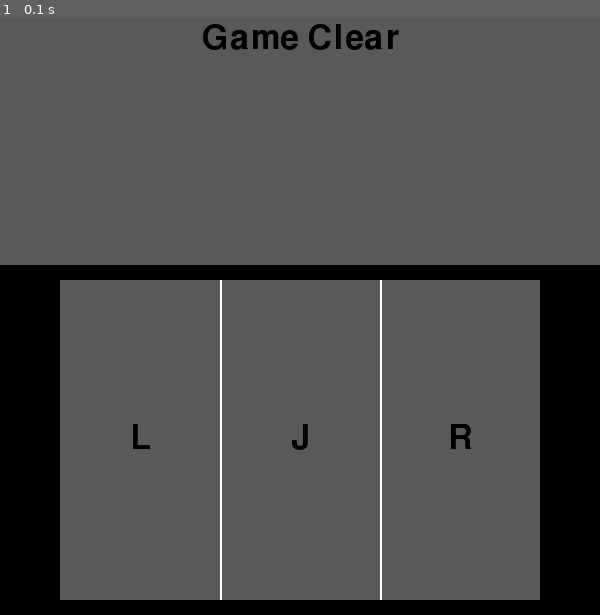
Above: before the commit, frame 1.
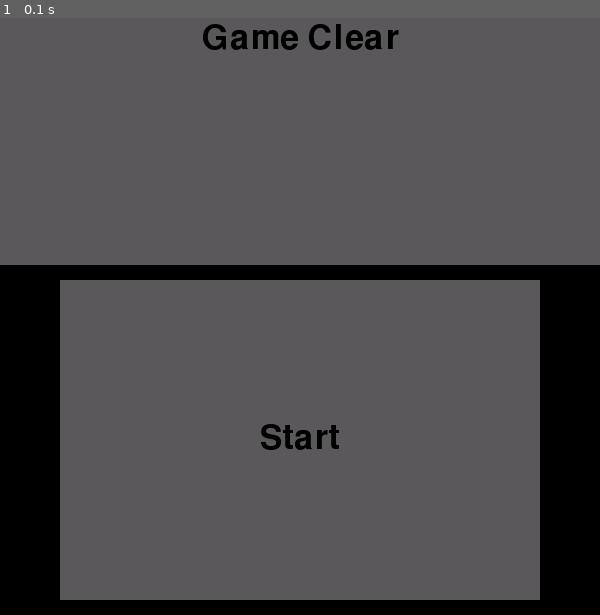
Above: after the commit, the same moment.

Repository: sota-inoue/Game
Game: pygame game, started from src/project/win_main.py
Same seed, same stepped clock (60 frames per second), same inputs: the game is played once before the commit and once after it.
Inputs:
- Up to frame 1 (0.1 s): no input

The runs differ from the first frame. In frame 1, 0.8% of the frame differs, in the area x 22-79%, y 43-98%.

Commit message:
コントローラ画面のスタート状態のスクリーン作成

Diff:
--- a/src/project/Screen/Display.py
+++ b/src/project/Screen/Display.py
@@ -45,7 +45,7 @@
     def draw_Title(self):
         # BACK_COLORでsurfaceを塗りつぶす
         self.surface.fill(self.BACK_COLOR)
-        # 画面の中心にTITLEの文字列を描画
+        # 画面の中心にTitleの文字列を描画
         self.DrawText("Tirle", self.width//2, self.height//2)
 
     def draw_Opening(self):
--- a/src/project/Screen/Touch.py
+++ b/src/project/Screen/Touch.py
@@ -13,13 +13,19 @@
         self.font = pygame.font.Font(None, 50)
 
     def DrawText(self, text, x, y):
+        # 指定した文字列を作成
         text_surface = self.font.render(text, True, self.TEXT_COLOR)
+        # 描画する文字列の幅と高さを取得
         text_width = text_surface.get_width()
         text_height = text_surface.get_height()
+        # 指定された座標を文字列の中心として描画
         self.surface.blit( text_surface, (x - text_width // 2, y - text_height // 2) )
 
-    def draw(self):
+    def draw_Start(self):
+        # BACK_COLORでsurfaceを塗りつぶす
         self.surface.fill(self.BACK_COLOR)
+        # 画面の中心にStartの文字列を描画
+        self.DrawText("Start", self.WIDTH//2, self.HEIGHT//2)
 
     def draw_Controller(self):
         self.surface.fill(self.BACK_COLOR)
@@ -30,4 +36,3 @@
         # 線の描画
         pygame.draw.line(self.surface, self.LINE_COLOR, (self.WIDTH//3, 0), (self.WIDTH//3, self.HEIGHT), self.LINE_WIDTH)
         pygame.draw.line(self.surface, self.LINE_COLOR, (self.WIDTH*2//3, 0), (self.WIDTH*2//3, self.HEIGHT), self.LINE_WIDTH)
-        #pygame.draw.line(self.surface, self.LINE_COLOR, (0, self.HEIGHT//2), (self.WIDTH, self.HEIGHT//2), self.LINE_WIDTH)
--- a/src/project/System/App.py
+++ b/src/project/System/App.py
@@ -143,7 +143,7 @@
         ゲーム画面とタッチパネルを描画する
         """
         # タッチパネル描画
-        self.touch.draw_Controller()
+        self.touch.draw_Start()
         # ゲーム画面描画
         self.game.draw_Clear()
         # Raspberry Piモードでの描画処理
